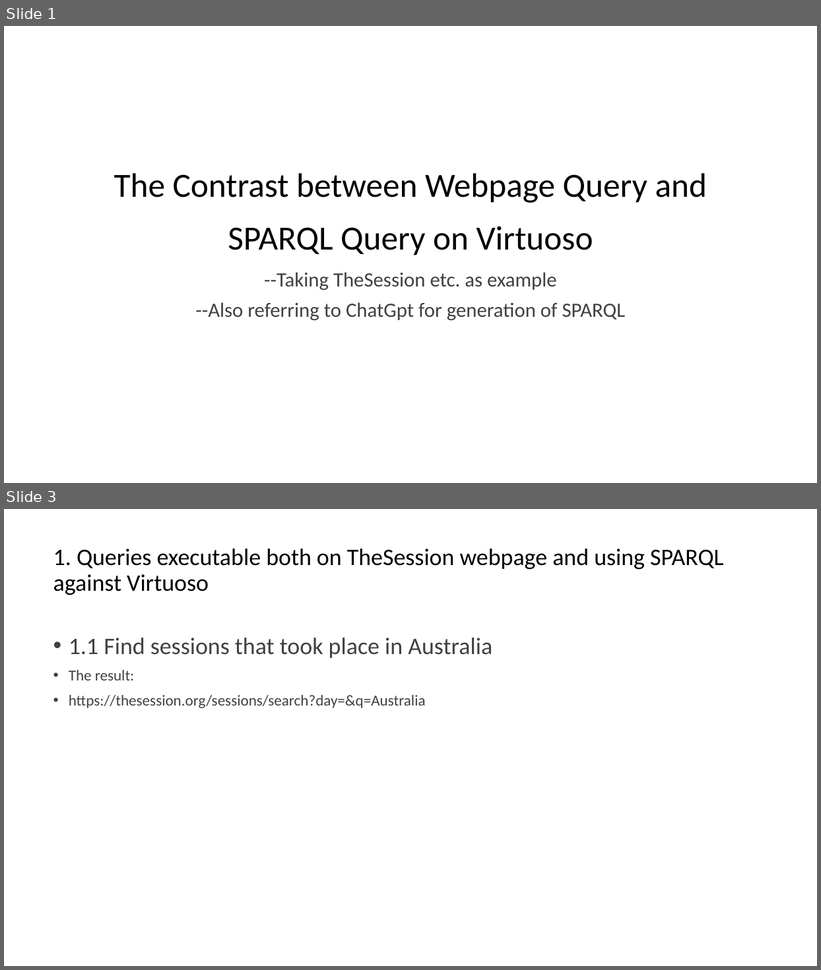
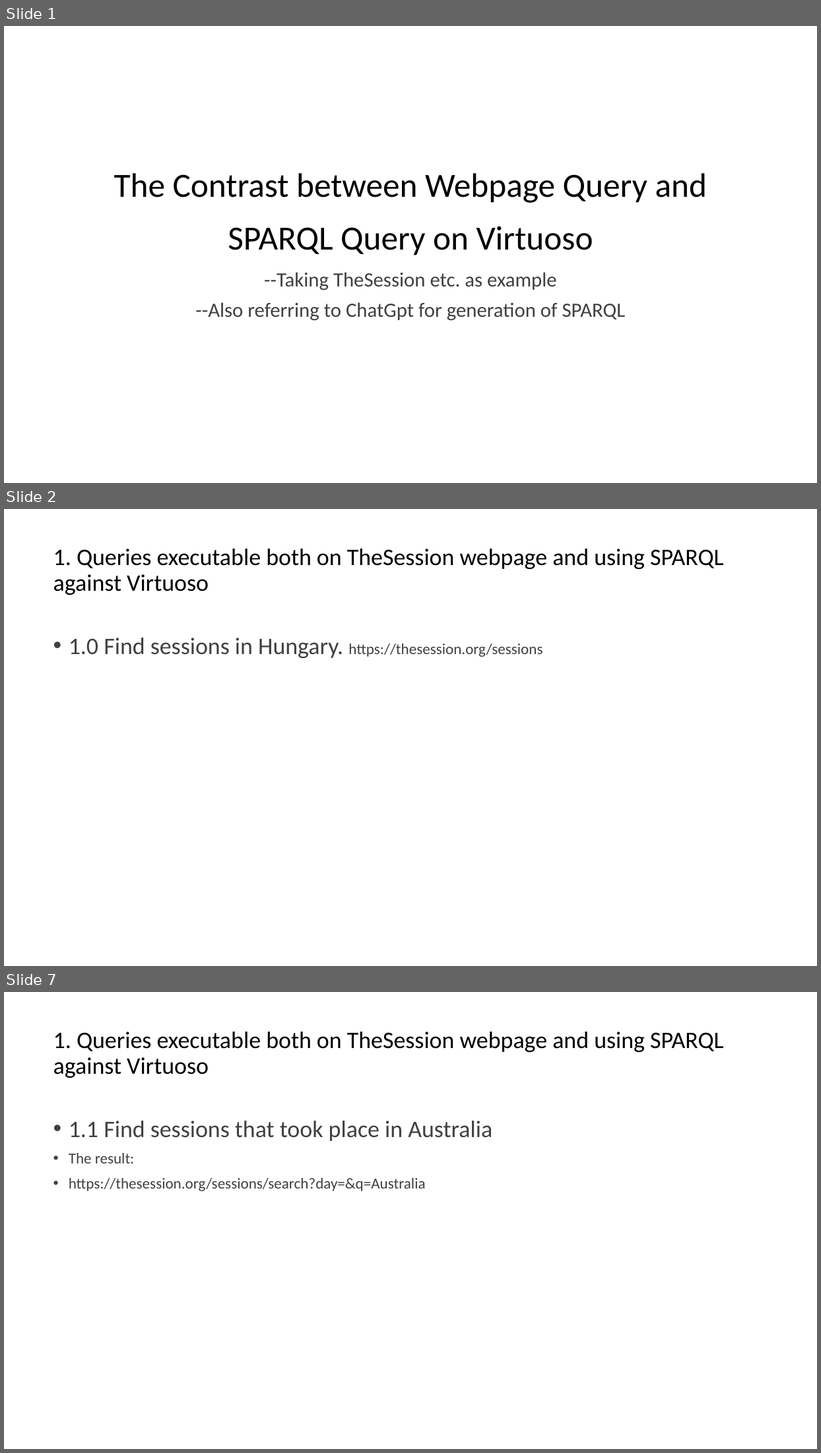
Before and after one commit to DDMAL/linkedmusic-queries, a slide deck: QueryContrast.ppt. Shown one above the other, each under a label of ours: slides 1 and 3 before the commit, slides 1, 2 and 7 after it; the slides between them are not shown. The pictures are 821x970 and 821x1453 pixels, drawn with LibreOffice and Linux fonts; fonts in the diff are those of the drawing. Boxes give left, top, right and bottom in pixels: in the first picture for what was removed or moved away, otherwise in the second. Text is boxed around its words. In the diff, an @@ line names an element or a change of style, - is before the commit and + after.

```diff
--- a/QueryContrast.ppt
+++ b/QueryContrast.ppt
@@ slide 2 added at [4,509,817,966], background #FFFFFF @@
@@ title added at [54,549,724,595], 28 pt, text #000000 @@
+1. Queries executable both on TheSession webpage and using SPARQL against Virtuoso
@@ text added at [69,638,543,658], 18 pt, text #404040 @@
+• 1.0 Find sessions in Hungary. https://thesession.org/sessions
@@ what was slide 3 is now slide 7 @@
```
Also in this commit, not shown: 1 slide changed, 14 other slides added.
